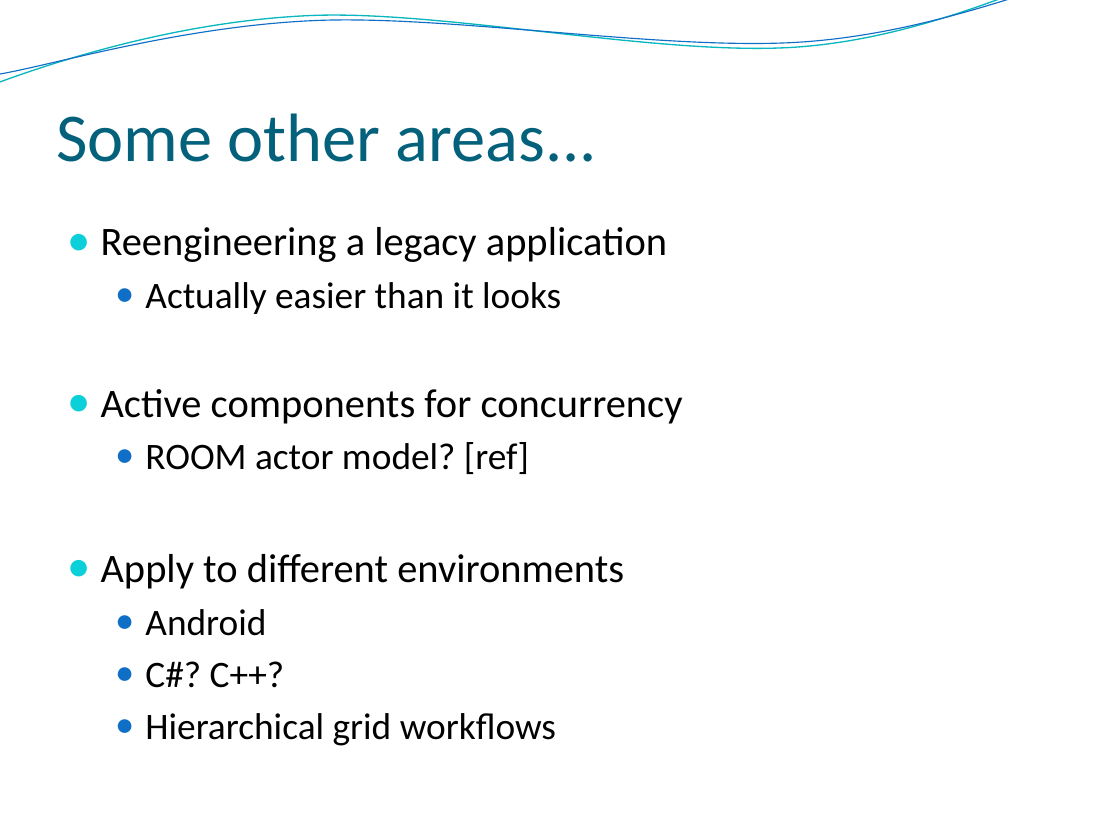
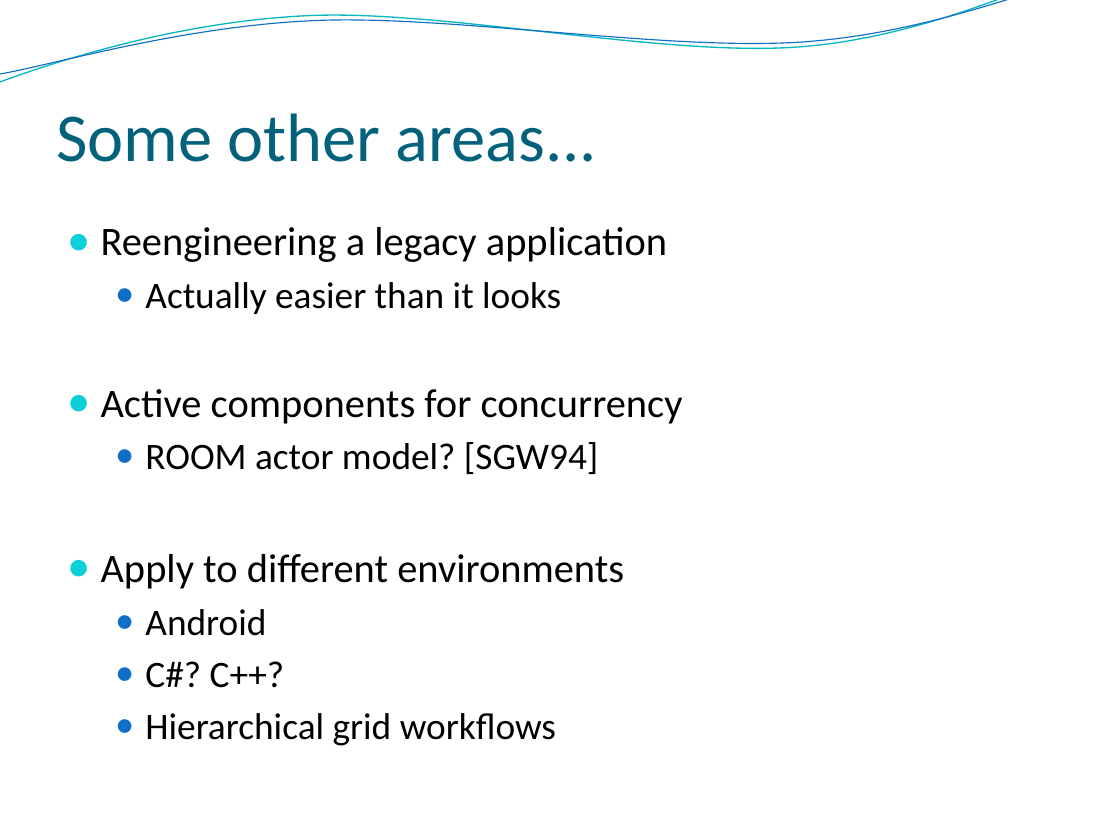
Before and after one commit to Intrinsarc/intrinsarc-evolve, a slide deck: slide 27 of Academic Work/presentations/prague/Evolve - Advanced.pptx. Drawn at 1120x840 pixels with LibreOffice and Linux fonts; fonts in the diff are those of the drawing; background and template pictures are left out. Boxes give left, top, right and bottom in pixels: in the first picture for what was removed or moved away, otherwise in the second. Text is boxed around its words. In the diff, an @@ line names an element or a change of style, - is before the commit and + after.

```diff
--- a/Academic Work/presentations/prague/Evolve - Advanced.pptx
+++ b/Academic Work/presentations/prague/Evolve - Advanced.pptx
@@ text at [145,442,598,474]: text changed @@
-  ● ROOM actor model? [ref]
+  ● ROOM actor model? [SGW94]
```
Also in this commit, not shown: 7 other slides changed, 3 other files.
